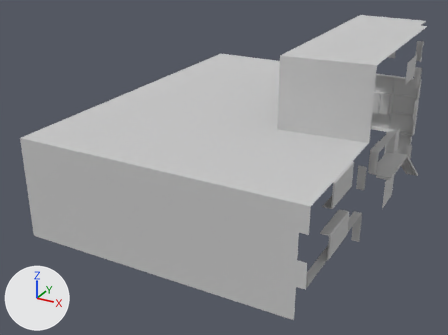
What one commit did to the FBX model Assets/FBX/City/Building_02/Fbx/Building_02.FBX.
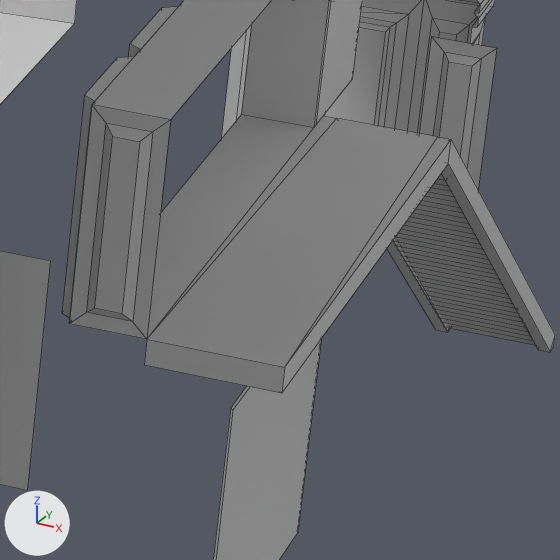
Each version appears first whole from a 50 mm lens placed at (0.493, -0.953, 0.359), pointed at (0.121, -0.277, 0.021), and next in a close-up on the part from 81% to 93% of the width and 42% to 59% of the height. Every picture has the same lights, and +X, +Y and +Z are marked at lower left. The close-ups show mesh edges as thin lines. Where no turn or scale is listed for an object, it has been applied to the vertices. Vertices at the same position are counted once.

The older version as bpy lines, for what is in view:
```python
me_mesh_005 = bpy.data.meshes.new('Mesh.005')
me_mesh_005.from_pydata(...)  # 37 vertices, 23 faces; spans x -0.012..0.35, y 0.0..0.48, z 0.0..0.22
me_mesh_005.materials.append(mat_building_02)  # light grey #cacaca
me_mesh_006 = bpy.data.meshes.new('Mesh.006')
me_mesh_006.from_pydata(...)  # 51 vertices, 33 faces; spans x -0.01..0.0008, y -0.01..0.0008, z 0.0..0.04
me_mesh_006.materials.append(mat_building_02)  # light grey #cacaca
me_mesh_022 = bpy.data.meshes.new('Mesh.022')
me_mesh_022.from_pydata(...)  # 260 vertices, 143 faces; spans x 0.01..0.027, y -0.24..-0.057, z 0.0..0.07
me_mesh_022.materials.append(mat_building_02)  # light grey #cacaca
ob_b02_carton = bpy.data.objects.new('B02_Carton', me_mesh_005)
ob_b02_carton.location = (-0.03, -0.475, -0.03)
ob_b02_cornerdown__1 = bpy.data.objects.new('B02_CornerDown (1)', me_mesh_006)
ob_b02_cornerdown__1.location = (0.31, -0.005, -0.03)
ob_b02_stairs = bpy.data.objects.new('B02_Stairs', me_mesh_022)
ob_b02_stairs.location = (0.31, -0.005, -0.03)
# also in view: 'B02_Door(1)' at (0.309, -0.225, 0.055); 'B02_ConcreteHole (1)' at (0.315, -0.196, 0.055); 'B02_ConcreteCorner (1)' at (0.315, -0.045, -0.01); 'B02_FrontGlass (1)' at (0.285, -0.005, -0.01); 'B02_ConcreteDown (1)' at (0.32, -0.17, -0.01)
```
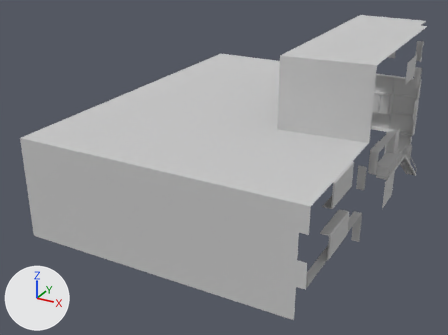
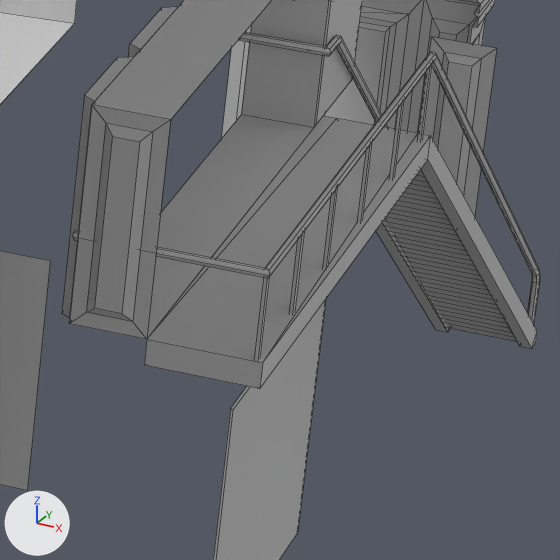
Where the change shows, as pixel boxes [x1, y1, x2, y2] in the close-ups (560 x 560 px):
'B02_Stairs', reshaped (14% wider, 29% taller)
    before: [144, 116, 555, 393]
    after: [73, 32, 540, 389]
part 1 of me_mesh_022, added
    after: [73, 52, 540, 324]
part 2 of me_mesh_022, added
    after: [239, 32, 388, 128]
part 3 of me_mesh_022, built on
    before: [207, 124, 555, 393]
    after: [207, 65, 537, 389]

Patch to the scene script:
```diff
--- a/Assets/FBX/City/Building_02/Fbx/Building_02.FBX.py
+++ b/Assets/FBX/City/Building_02/Fbx/Building_02.FBX.py
@@ me_mesh_022 @@
 # used by ob_b02_stairs; location = (0.31, -0.005, -0.03)
-me_mesh_022.from_pydata(...)  # 260 vertices, 143 faces; spans x 0.01..0.027, y -0.24..-0.057, z 0.0..0.07
+me_mesh_022.from_pydata(...)  # 379 vertices, 227 faces; spans x -0.001..0.025, y -0.24..-0.057, z 0.0..0.082
+# me_mesh_022 part 1: a new loose piece of 36 vertices spanning x -0.001..0.024, y -0.24..-0.058, z 0.002..0.082, in mat_building_02 (light grey #cacaca)
+# me_mesh_022 part 2: a new loose piece of 36 vertices spanning x -0.001..0.012, y -0.162..-0.058, z 0.002..0.082, in mat_building_02 (light grey #cacaca)
+# me_mesh_022 part 3
+# 3 vertices are removed from x 0.01, y -0.238, z 0.066..0.069
+# 5 faces are deleted
+# 123 vertices in x 0.026, y -0.238..-0.057, z 0.0..0.07 move by (-0.003, 0.0, 0.0)
+# 7 vertices in x 0.027, y -0.24..-0.057, z 0.0..0.07 move by (-0.002, 0.0, 0.0)
+# 26 vertices are added at x 0.012..0.024, y -0.239..-0.156, z 0.066..0.07
+# 24 new vertices lie (0.0, 0.0, 0.011) away from vertices in x 0.024, y -0.239..-0.156, z 0.07
+# 29 new faces join them
 me_mesh_022.materials.append(mat_building_02)
```
